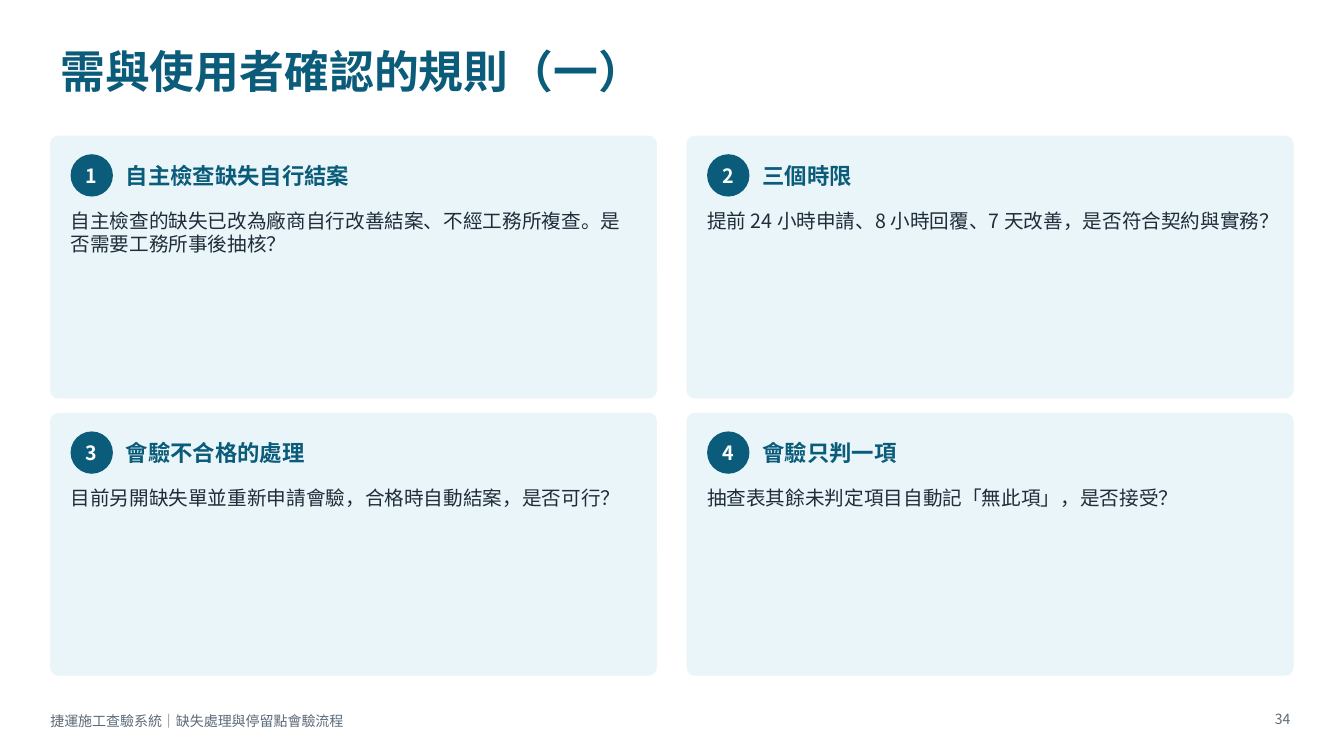
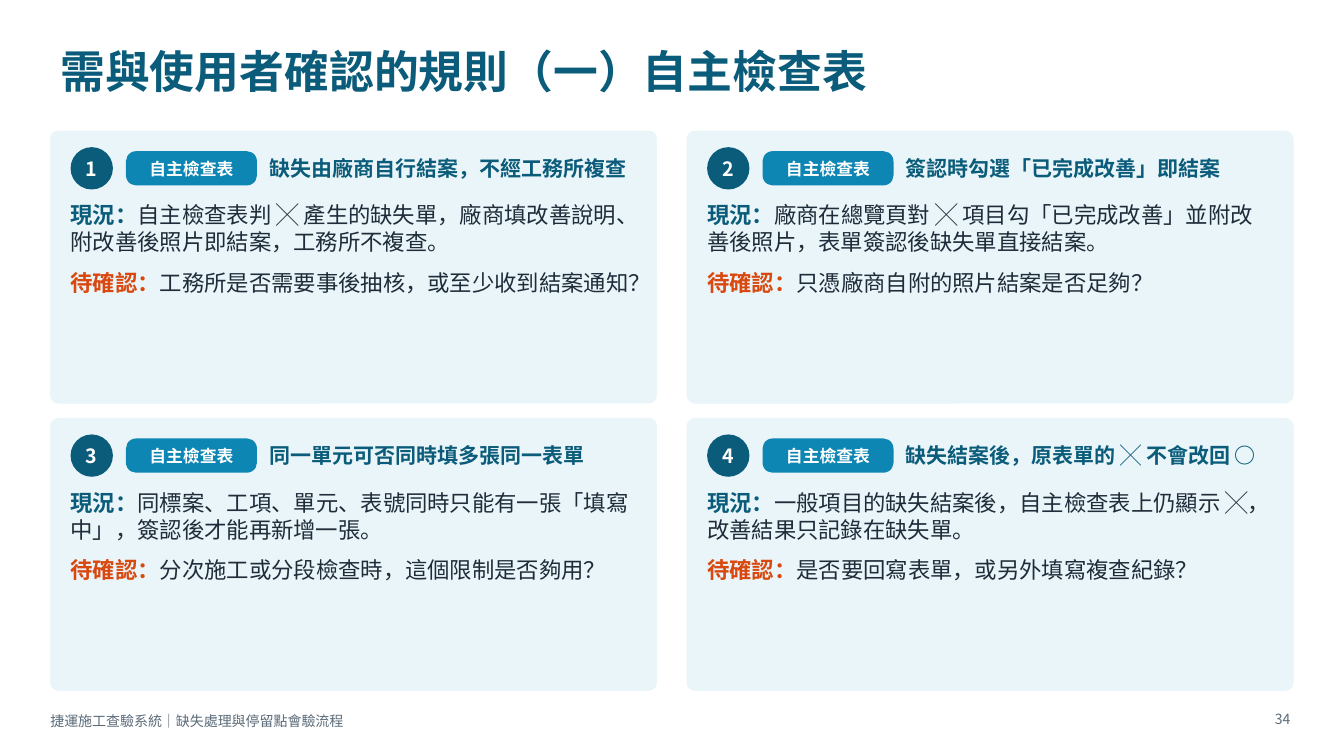
Before and after one commit to brianchou7310/MRT-Construction-QMS, a slide deck: slide 34 of 捷運施工查驗系統_缺失與停留點流程說明.pptx. Drawn at 1344x756 pixels with LibreOffice and Linux fonts; fonts in the diff are those of the drawing. Boxes give left, top, right and bottom in pixels: in the first picture for what was removed or moved away, otherwise in the second. Text is boxed around its words. In the diff, an @@ line names an element or a change of style, - is before the commit and + after.

```diff
--- a/捷運施工查驗系統_缺失與停留點流程說明.pptx
+++ b/捷運施工查驗系統_缺失與停留點流程說明.pptx
@@ title at <box>60,49,867,93</box>: text changed @@
-需與使用者確認的規則（一）
+需與使用者確認的規則（一）自主檢查表
@@ rounded rectangle: place and size @@
-rounded rectangle at <box>50,136,656,398</box>
+rounded rectangle at <box>50,131,656,403</box>
@@ ellipse "1": place and size @@
-ellipse "1" at <box>71,154,113,197</box>
+ellipse "1" at <box>71,147,113,190</box>
@@ text "缺失由廠商自行結案，不經工務所複查" at <box>269,158,626,179</box>: vertical alignment top to middle @@
@@ rounded rectangle: place and size @@
-rounded rectangle at <box>688,136,1294,398</box>
+rounded rectangle at <box>688,131,1294,403</box>
@@ ellipse "2": place and size @@
-ellipse "2" at <box>707,154,749,197</box>
+ellipse "2" at <box>707,147,749,190</box>
@@ rounded rectangle "自主檢查表": place and size @@
-rounded rectangle "自主檢查表" at <box>126,165,349,186</box>
+rounded rectangle "自主檢查表" at <box>126,151,257,186</box>
@@ rounded rectangle "自主檢查表" at <box>126,151,257,186</box>: fill none to #0E86B4 @@
@@ text in rounded rectangle at <box>149,160,233,177</box>: text changed; size 16 to 12 pt; text colour #0B5C7A to #FFFFFF @@
-自主檢查缺失自行結案
+自主檢查表
@@ text at <box>269,158,626,179</box>: text changed; size 14 to 15 pt; text colour #1F2D3A to #0B5C7A; bold on @@
-自主檢查的缺失已改為廠商自行改善結案、不經工務所複查。是否需要工務所事後抽核？
+缺失由廠商自行結案，不經工務所複查
@@ text removed at <box>763,165,852,186</box> @@
-三個時限
@@ rounded rectangle added at <box>763,151,894,186</box>, fill #0E86B4, 12 pt, text #FFFFFF, bold @@
+自主檢查表
@@ text added at <box>906,158,1221,178</box>, 15 pt, text #0B5C7A, bold @@
+簽認時勾選「已完成改善」即結案
@@ text added at <box>71,204,651,293</box>, 16 pt, text #1F2D3A @@
+現況：自主檢查表判 ╳ 產生的缺失單，廠商填改善說明、附改善後照片即結案，工務所不複查。
+待確認：工務所是否需要事後抽核，或至少收到結案通知？
@@ text at <box>707,204,1253,293</box>: text changed; size 14 to 16 pt @@
-提前 24 小時申請、8 小時回覆、7 天改善，是否符合契約與實務？
+現況：廠商在總覽頁對 ╳ 項目勾「已完成改善」並附改善後照片，表單簽認後缺失單直接結案。
+待確認：只憑廠商自附的照片結案是否足夠？
@@ rounded rectangle: place and size @@
-rounded rectangle at <box>50,413,656,676</box>
+rounded rectangle at <box>50,418,656,691</box>
@@ proportions changed in 4 elements at <box>50,131,656,403</box>, <box>688,131,1294,403</box>, <box>50,418,656,691</box>, <box>688,418,1294,691</box> @@
@@ rounded rectangle: place and size @@
-rounded rectangle at <box>688,413,1294,676</box>
+rounded rectangle at <box>688,418,1294,691</box>
@@ text removed at <box>126,442,305,463</box> @@
-會驗不合格的處理
@@ rounded rectangle added at <box>126,439,257,473</box>, fill #0E86B4, 12 pt, text #FFFFFF, bold @@
+自主檢查表
@@ text added at <box>269,445,584,465</box>, 15 pt, text #0B5C7A, bold @@
+同一單元可否同時填多張同一表單
@@ text removed at <box>763,442,897,463</box> @@
-會驗只判一項
@@ rounded rectangle added at <box>763,439,894,473</box>, fill #0E86B4, 12 pt, text #FFFFFF, bold @@
+自主檢查表
@@ text added at <box>906,445,1230,466</box>, 15 pt, text #0B5C7A, bold @@
+缺失結案後，原表單的 ╳ 不會改回 ○
@@ text removed at <box>71,488,621,507</box> @@
-目前另開缺失單並重新申請會驗，合格時自動結案，是否可行？
@@ text added at <box>71,492,629,580</box>, 16 pt, text #1F2D3A @@
+現況：同標案、工項、單元、表號同時只能有一張「填寫中」，簽認後才能再新增一張。
+待確認：分次施工或分段檢查時，這個限制是否夠用？
@@ text removed at <box>707,488,1178,507</box> @@
-抽查表其餘未判定項目自動記「無此項」，是否接受？
@@ text added at <box>707,492,1220,580</box>, 16 pt, text #1F2D3A @@
+現況：一般項目的缺失結案後，自主檢查表上仍顯示 ╳，改善結果只記錄在缺失單。
+待確認：是否要回寫表單，或另外填寫複查紀錄？
```
Also in this commit, not shown: 2 other slides changed.
